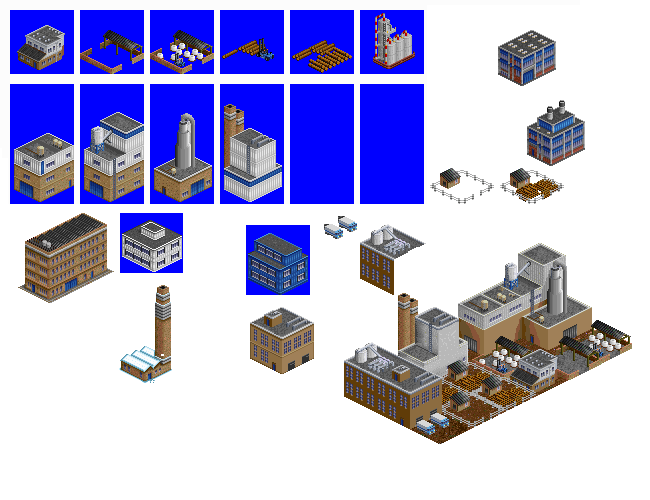
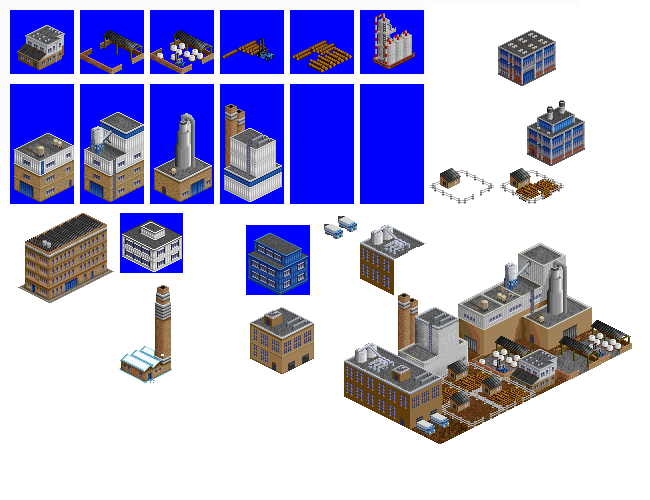
The second 650 x 500 image is a revision of the first. Changes to its layers:
added group "boilerhouse" (3rd of 4) with 2 layers above "warehouse" over [224, 104, 245, 168]
moved "boilerhouse" (4th of 4, in "boilerhouse") into group "boilerhouse", painted on it over [224, 104, 245, 168]
added layer "chimneys" in group "boilerhouse" over [225, 104, 245, 168]
